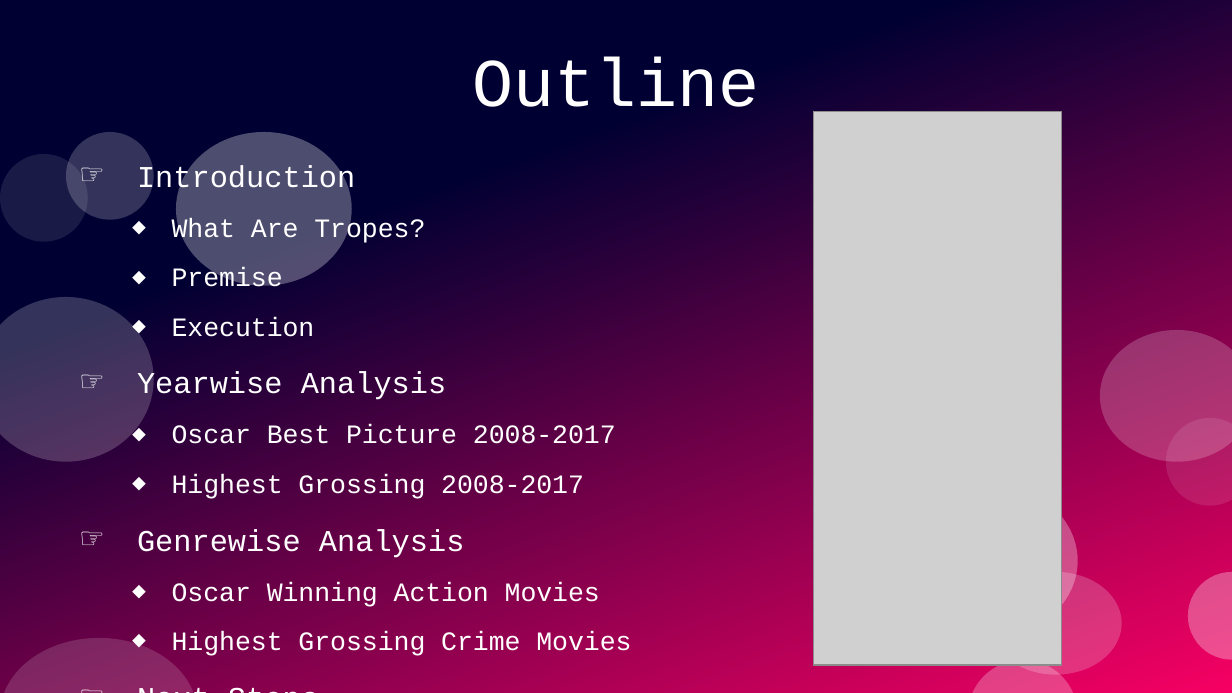
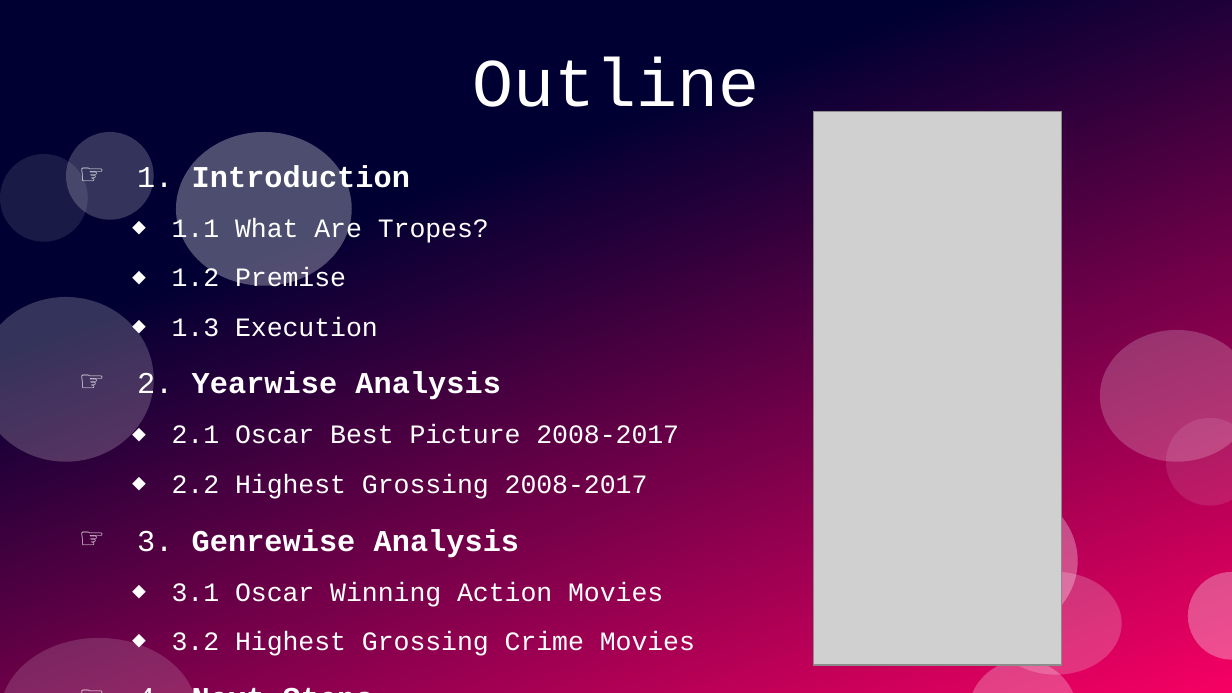
Before and after one commit to SacredFisher/Python_Project, a slide deck: slide 2 of SrikarP_FilmProject.pptx. Drawn at 1232x693 pixels with LibreOffice and Linux fonts; fonts in the diff are those of the drawing; grey boxes stand for pictures. Boxes give left, top, right and bottom in pixels: in the first picture for what was removed or moved away, otherwise in the second. Text is boxed around its words. In the diff, an @@ line names an element or a change of style, - is before the commit and + after.

```diff
--- a/SrikarP_FilmProject.pptx
+++ b/SrikarP_FilmProject.pptx
@@ text at (137, 165, 695, 656): text changed @@
-☞ Introduction
-  ⬥ What Are Tropes?
-  ⬥ Premise
-  ⬥ Execution
-☞ Yearwise Analysis
-  ⬥ Oscar Best Picture 2008-2017
-  ⬥ Highest Grossing 2008-2017
-☞ Genrewise Analysis
-  ⬥ Oscar Winning Action Movies
-  ⬥ Highest Grossing Crime Movies
-☞ Next Steps
+☞ 1. Introduction
+  ⬥ 1.1 What Are Tropes?
+  ⬥ 1.2 Premise
+  ⬥ 1.3 Execution
+☞ 2. Yearwise Analysis
+  ⬥ 2.1 Oscar Best Picture 2008-2017
+  ⬥ 2.2 Highest Grossing 2008-2017
+☞ 3. Genrewise Analysis
+  ⬥ 3.1 Oscar Winning Action Movies
+  ⬥ 3.2 Highest Grossing Crime Movies
+☞ 4. Next Steps
```
Also in this commit, not shown: 10 other slides changed, 1 slide added, 1 slide removed, 1 other file.
